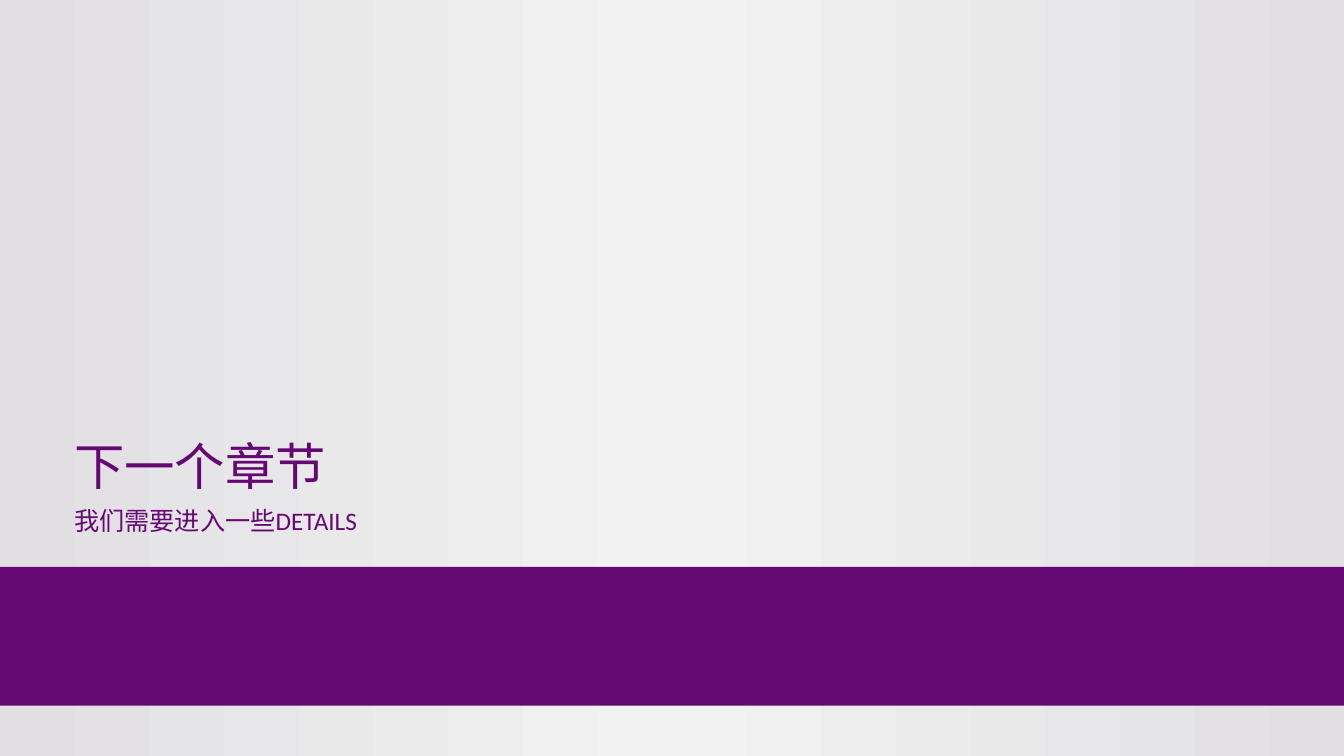
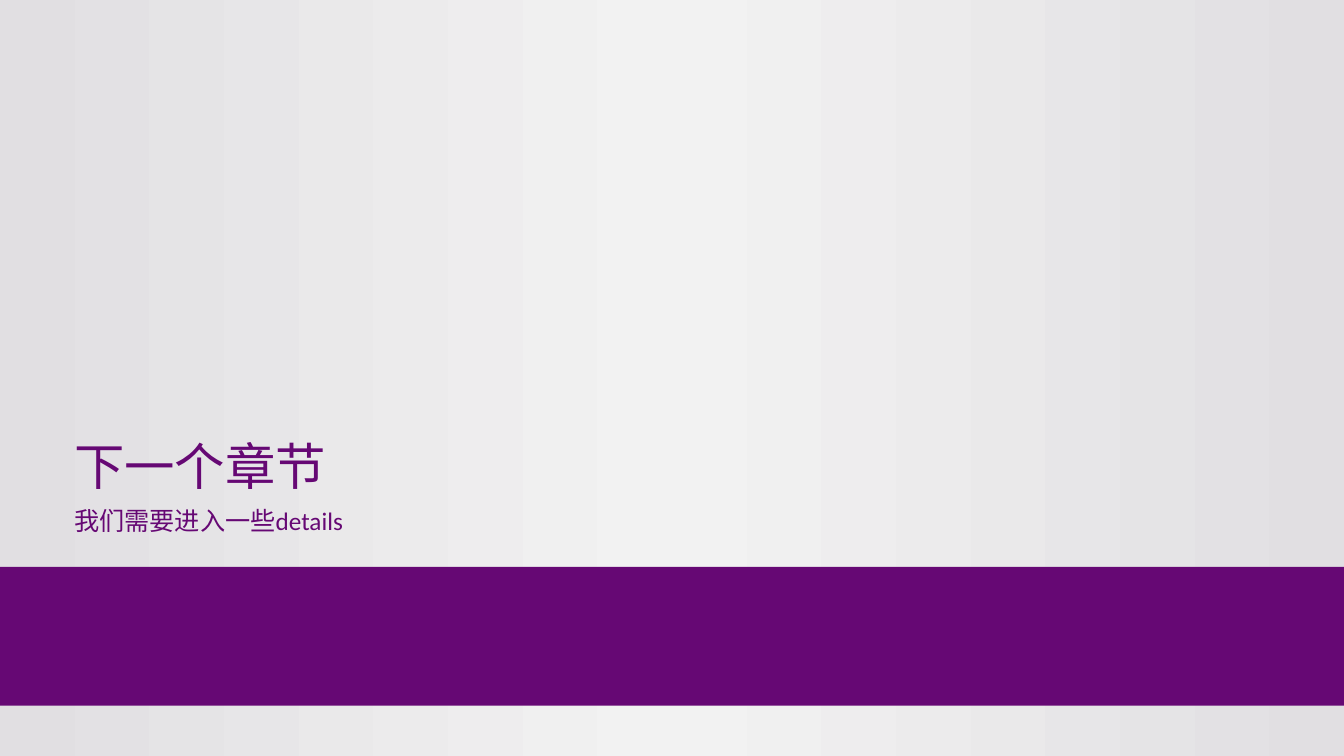
Before and after one commit to atomiechen/THU-PPT-Theme, a slide deck: slide 6 of v1顶边16-9.pptx. Drawn at 1344x756 pixels with LibreOffice and Linux fonts; fonts in the diff are those of the drawing; background and template pictures are left out. Boxes give left, top, right and bottom in pixels: in the first picture for what was removed or moved away, otherwise in the second. Text is boxed around its words. In the diff, an @@ line names an element or a change of style, - is before the commit and + after.

Commit message:
Fix: v1顶边16:9部分标题框未取消英文全大写

```diff
--- a/v1顶边16-9.pptx
+++ b/v1顶边16-9.pptx
@@ text at (x1=74, y1=509, x2=343, y2=532): text changed @@
-我们需要进入一些DETAILS
+我们需要进入一些details
```
